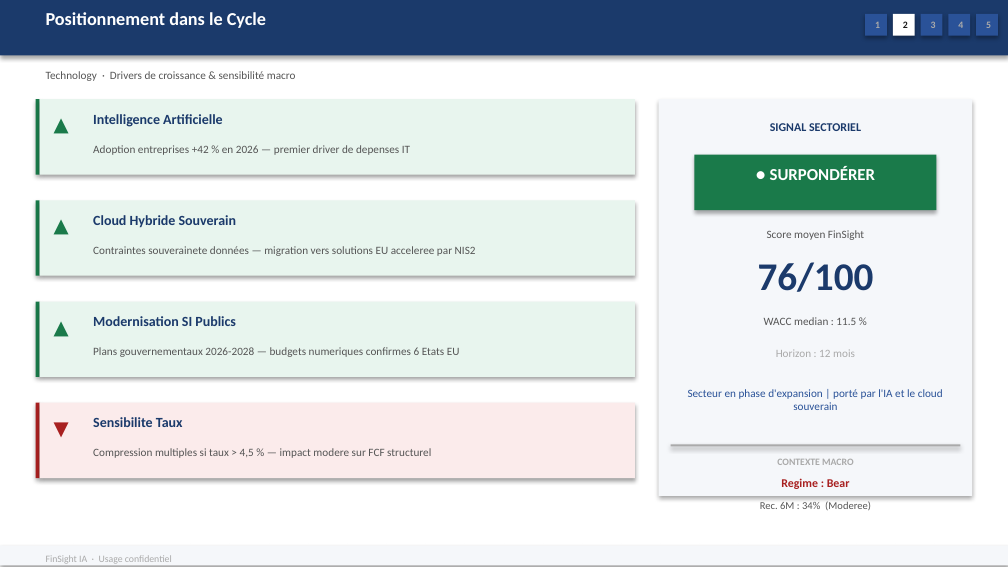
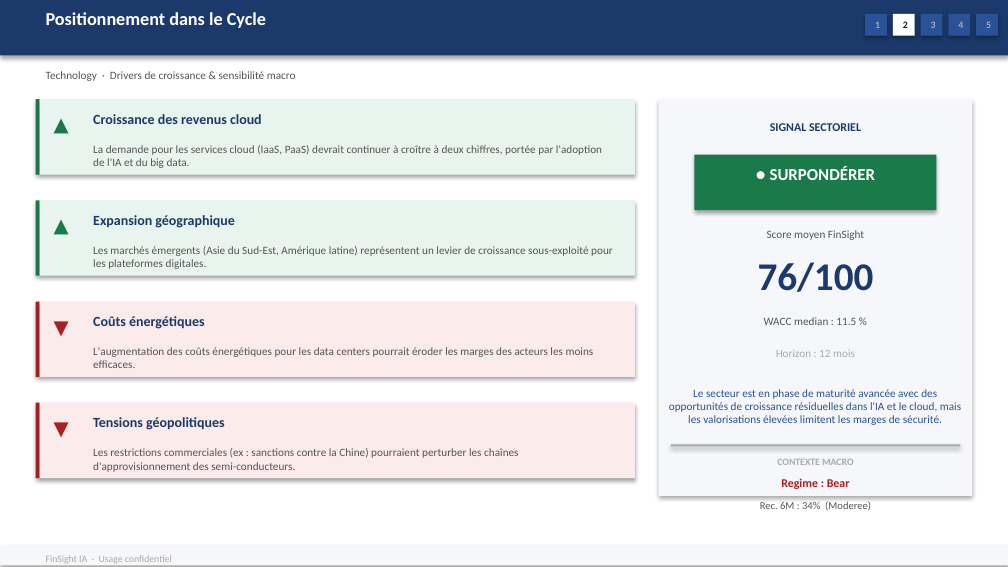
Before and after one commit to baptistejeh07-art/finsight-ia, a slide deck: slide 7 of preview/secteur_Technology_S&P_500/secteur_Technology_S&P_500.pptx. Drawn at 1008x567 pixels with LibreOffice and Linux fonts; fonts in the diff are those of the drawing. Boxes give left, top, right and bottom in pixels: in the first picture for what was removed or moved away, otherwise in the second. Text is boxed around its words. In the diff, an @@ line names an element or a change of style, - is before the commit and + after.

Commit message:
chore(preview): secteur_Technology_S&P_500 outputs regeneres

```diff
--- a/preview/secteur_Technology_S&P_500/secteur_Technology_S&P_500.pptx
+++ b/preview/secteur_Technology_S&P_500/secteur_Technology_S&P_500.pptx
@@ text at (x1=93, y1=114, x2=262, y2=124): text changed @@
-Intelligence Artificielle
+Croissance des revenus cloud
@@ text at (x1=93, y1=145, x2=602, y2=168): text changed @@
-Adoption entreprises +42 % en 2026 — premier driver de depenses IT
+La demande pour les services cloud (IaaS, PaaS) devrait continuer à croître à deux chiffres, portée par l'adoption de l'IA et du big data.
@@ text at (x1=93, y1=215, x2=235, y2=228): text changed @@
-Cloud Hybride Souverain
+Expansion géographique
@@ text at (x1=93, y1=246, x2=613, y2=269): text changed @@
-Contraintes souverainete données — migration vers solutions EU acceleree par NIS2
+Les marchés émergents (Asie du Sud-Est, Amérique latine) représentent un levier de croissance sous-exploité pour les plateformes digitales.
@@ rectangle at (x1=35, y1=301, x2=39, y2=377): fill #1A7A4A to #A82020 @@
@@ rectangle at (x1=39, y1=301, x2=635, y2=377): fill #E8F5EE to #FBEBEB @@
@@ text at (x1=43, y1=309, x2=75, y2=341): text changed; text colour #1A7A4A to #A82020 @@
-▲
+▼
@@ text at (x1=93, y1=316, x2=204, y2=329): text changed @@
-Modernisation SI Publics
+Coûts énergétiques
@@ text at (x1=93, y1=347, x2=594, y2=368): text changed @@
-Plans gouvernementaux 2026-2028 — budgets numeriques confirmes 6 Etats EU
+L'augmentation des coûts énergétiques pour les data centers pourrait éroder les marges des acteurs les moins efficaces.
@@ text at (x1=669, y1=389, x2=961, y2=425): text changed @@
-Secteur en phase d'expansion | porté par l'IA et le cloud souverain
+Le secteur est en phase de maturité avancée avec des opportunités de croissance résiduelles dans l'IA et le cloud, mais les valorisations élevées limitent les marges de sécurité.
@@ text at (x1=93, y1=417, x2=225, y2=430): text changed @@
-Sensibilite Taux
+Tensions géopolitiques
@@ text at (x1=93, y1=448, x2=518, y2=472): text changed @@
-Compression multiples si taux > 4,5 % — impact modere sur FCF structurel
+Les restrictions commerciales (ex : sanctions contre la Chine) pourraient perturber les chaînes d'approvisionnement des semi-conducteurs.
```
Also in this commit, not shown: 5 other slides changed, 2 other files.
